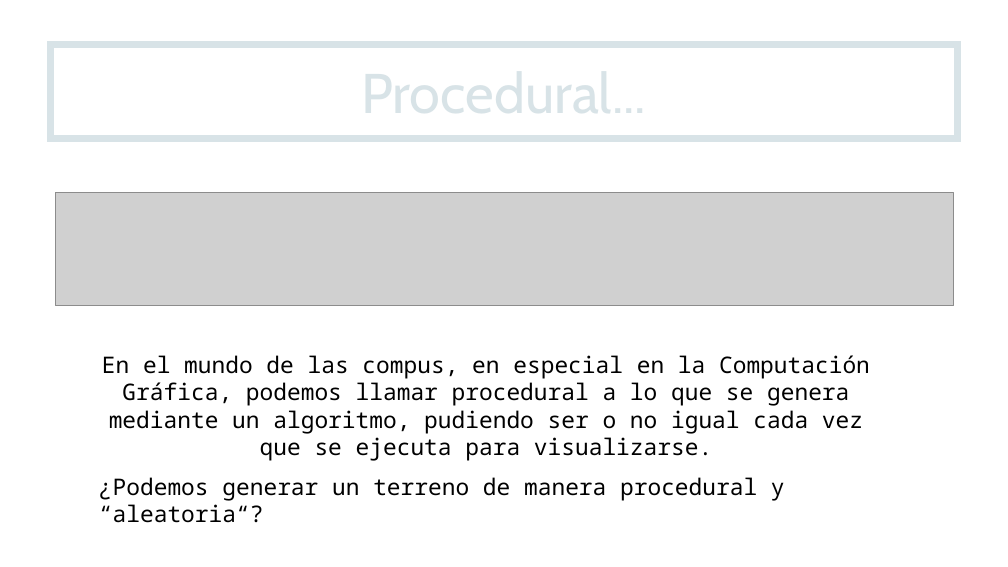
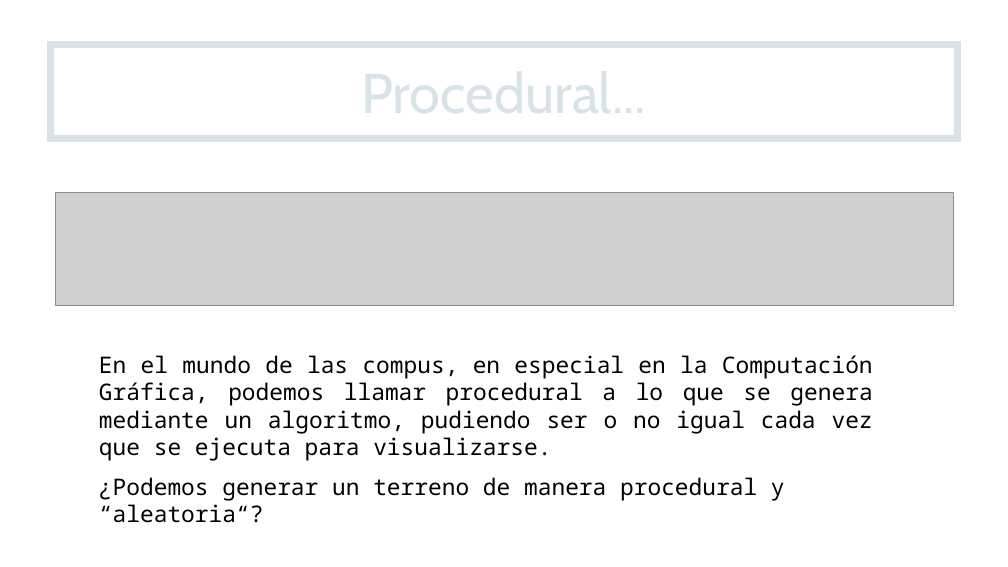
Before and after one commit to sebasdeharbe/OpenGL-TerrenoProcedural, a slide deck: slide 2 of About_this.odp. Drawn at 1008x567 pixels with LibreOffice and Linux fonts; fonts in the diff are those of the drawing; grey boxes stand for pictures; background and template pictures are left out. Boxes give left, top, right and bottom in pixels: in the first picture for what was removed or moved away, otherwise in the second. Text is boxed around its words. In the diff, an @@ line names an element or a change of style, - is before the commit and + after.

```diff
--- a/About_this.odp
+++ b/About_this.odp
@@ text "En el mundo de las ..." at <box>99,355,873,461</box>: alignment centre to justified @@
```
Also in this commit, not shown: 4 other slides changed, 3 slides added.
